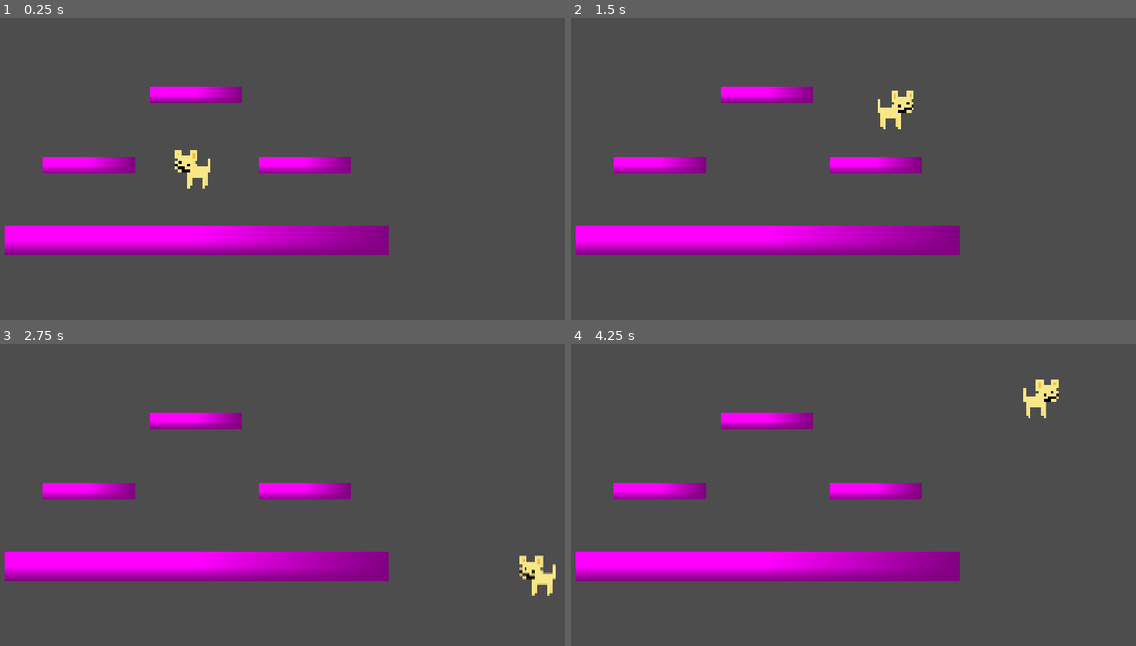
Above: before the commit, frames 1-4 (two rows, left to right).
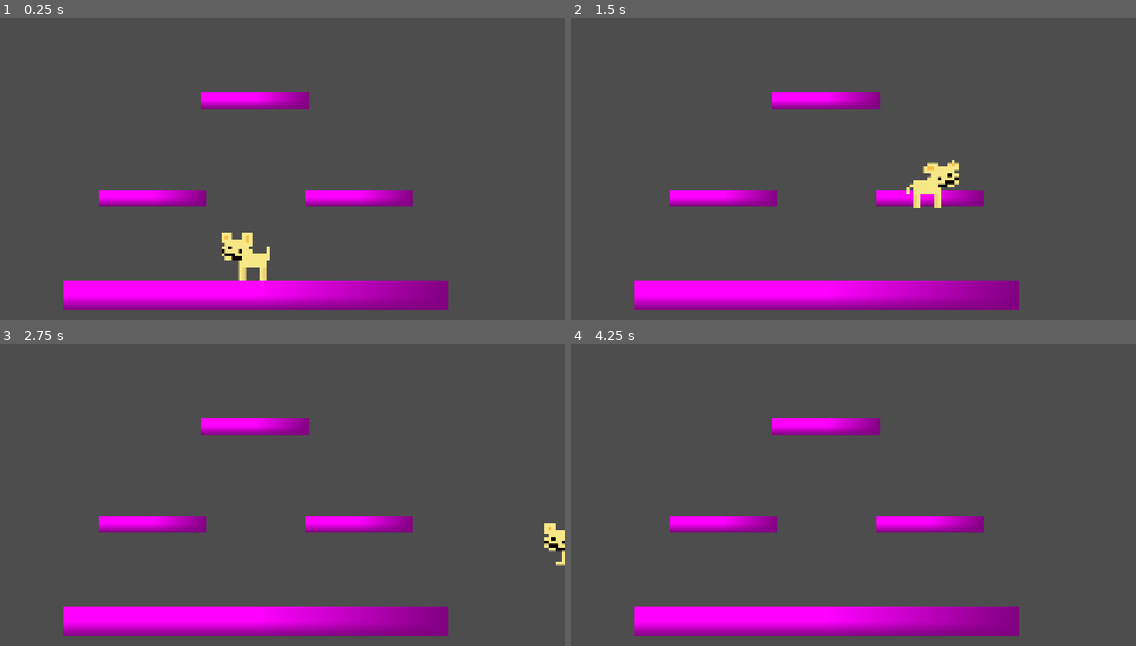
Above: after the commit, the same moments.

Repository: RejectedSpace/Austin-Tastic
Game: Godot game, scene res://battlefield.tscn
The game is run twice, just before and just after one commit, with the same random seed, the same clock (stepped at 60 frames per second) and the same inputs.
Inputs:
- Up to frame 1 (0.25 s): no input
- Up to frame 2 (1.5 s): hold Space (jump) 0.53-1.28 s; hold D (right) from 0.53 s (still down); tap Space (jump) at 1.35 s
- Up to frame 3 (2.75 s): tap Space (jump) at 1.52, 1.82 s; release D (right) at 2.03 s; hold A (left) from 2.03 s (still down); hold Space (jump) from 2.03 s (still down)
- Up to frame 4 (4.25 s): release A (left) at 2.78 s; release Space (jump) at 2.78 s; hold D (right) from 2.78 s (still down); tap Space (jump) at 2.85, 3.02, 3.32 s; hold Space (jump) from 3.53 s (still down)

The runs differ from the first frame. In frame 1, 20% of the frame differs, in the area x 0-80%, y 22-97%; in frame 2, 20%; in frame 3, 20%; in frame 4, 19%.

Commit message:
Refined Physics
Nuff said

Diff:
--- a/Player.tscn
+++ b/Player.tscn
@@ -1,28 +1,134 @@
-[gd_scene load_steps=4 format=3 uid="uid://c5ance814rmro"]
+[gd_scene load_steps=15 format=3 uid="uid://c5ance814rmro"]
 
 [ext_resource type="Script" uid="uid://cymw7plyqljes" path="res://player.gd" id="1_kpjcp"]
-[ext_resource type="Texture2D" uid="uid://edtc8kp2cwvk" path="res://Nicks_wingman_sized.png" id="1_xhfnw"]
+[ext_resource type="Texture2D" uid="uid://dwhai5c4moy8i" path="res://WingmanSpriteSheetSized.png" id="2_kpjcp"]
 
 [sub_resource type="RectangleShape2D" id="RectangleShape2D_vsh2u"]
-size = Vector2(47, 51)
+size = Vector2(63, 64)
+
+[sub_resource type="AtlasTexture" id="AtlasTexture_kne1u"]
+atlas = ExtResource("2_kpjcp")
+region = Rect2(768, 0, 128, 112)
+
+[sub_resource type="AtlasTexture" id="AtlasTexture_e80uo"]
+atlas = ExtResource("2_kpjcp")
+region = Rect2(1024, 0, 128, 112)
+
+[sub_resource type="AtlasTexture" id="AtlasTexture_cxr5p"]
+atlas = ExtResource("2_kpjcp")
+region = Rect2(1152, 0, 128, 112)
+
+[sub_resource type="AtlasTexture" id="AtlasTexture_tdg3f"]
+atlas = ExtResource("2_kpjcp")
+region = Rect2(0, 0, 128, 112)
+
+[sub_resource type="AtlasTexture" id="AtlasTexture_dtqjt"]
+atlas = ExtResource("2_kpjcp")
+region = Rect2(128, 0, 128, 112)
+
+[sub_resource type="AtlasTexture" id="AtlasTexture_5ncpa"]
+atlas = ExtResource("2_kpjcp")
+region = Rect2(896, 0, 128, 112)
+
+[sub_resource type="AtlasTexture" id="AtlasTexture_wi0c6"]
+atlas = ExtResource("2_kpjcp")
+region = Rect2(256, 0, 128, 112)
+
+[sub_resource type="AtlasTexture" id="AtlasTexture_hp6x6"]
+atlas = ExtResource("2_kpjcp")
+region = Rect2(384, 0, 128, 112)
+
+[sub_resource type="AtlasTexture" id="AtlasTexture_3tkgg"]
+atlas = ExtResource("2_kpjcp")
+region = Rect2(512, 0, 128, 112)
+
+[sub_resource type="AtlasTexture" id="AtlasTexture_l6ohk"]
+atlas = ExtResource("2_kpjcp")
+region = Rect2(640, 0, 128, 112)
+
+[sub_resource type="SpriteFrames" id="SpriteFrames_3tkgg"]
+animations = [{
+"frames": [{
+"duration": 1.0,
+"texture": SubResource("AtlasTexture_kne1u")
+}],
+"loop": true,
+"name": &"Attack",
+"speed": 5.0
+}, {
+"frames": [{
+"duration": 1.0,
+"texture": SubResource("AtlasTexture_e80uo")
+}],
+"loop": true,
+"name": &"Fall",
+"speed": 5.0
+}, {
+"frames": [{
+"duration": 1.0,
+"texture": SubResource("AtlasTexture_cxr5p")
+}],
+"loop": true,
+"name": &"Glitch",
+"speed": 5.0
+}, {
+"frames": [{
+"duration": 5.0,
+"texture": SubResource("AtlasTexture_tdg3f")
+}, {
+"duration": 1.0,
+"texture": SubResource("AtlasTexture_dtqjt")
+}],
+"loop": true,
+"name": &"Idle",
+"speed": 5.0
+}, {
+"frames": [{
+"duration": 1.0,
+"texture": SubResource("AtlasTexture_5ncpa")
+}],
+"loop": true,
+"name": &"Rise",
+"speed": 5.0
+}, {
+"frames": [{
+"duration": 3.0,
+"texture": SubResource("AtlasTexture_wi0c6")
+}, {
+"duration": 5.0,
+"texture": SubResource("AtlasTexture_hp6x6")
+}, {
+"duration": 3.0,
+"texture": SubResource("AtlasTexture_3tkgg")
+}, {
+"duration": 5.0,
+"texture": SubResource("AtlasTexture_l6ohk")
+}],
+"loop": true,
+"name": &"Walk",
+"speed": 5.0
+}]
 
 [node name="Player" type="CharacterBody2D"]
 collision_mask = 6
 script = ExtResource("1_kpjcp")
 
 [node name="CollisionShape2D" type="CollisionShape2D" parent="."]
-position = Vector2(0.5, 15.5)
+position = Vector2(14.5, 21)
 shape = SubResource("RectangleShape2D_vsh2u")
-
-[node name="Sprite2D" type="Sprite2D" parent="."]
-position = Vector2(-11.000001, -3)
-scale = Vector2(0.049, 0.053)
-texture = ExtResource("1_xhfnw")
 
 [node name="Timer" type="Timer" parent="."]
 process_callback = 0
+wait_time = 0.3
 one_shot = true
 
 [node name="Timer2" type="Timer" parent="."]
+wait_time = 0.1
+
+[node name="AnimatedSprite2D" type="AnimatedSprite2D" parent="."]
+position = Vector2(-2, -3)
+sprite_frames = SubResource("SpriteFrames_3tkgg")
+animation = &"Idle"
 
 [connection signal="timeout" from="Timer" to="." method="_on_timer_timeout"]
+[connection signal="timeout" from="Timer2" to="." method="_on_timer_2_timeout"]
--- a/battlefield.tscn
+++ b/battlefield.tscn
@@ -7,17 +7,17 @@
 [node name="Battlefield" type="Node2D"]
 
 [node name="Platform" parent="." instance=ExtResource("1_hy033")]
-position = Vector2(328, 340)
+position = Vector2(475, 415)
 
 [node name="Platform2" parent="." instance=ExtResource("1_hy033")]
-position = Vector2(576, 177)
+position = Vector2(712, 190)
 
 [node name="Platform3" parent="." instance=ExtResource("1_hy033")]
-position = Vector2(824, 340)
+position = Vector2(950, 415)
 
 [node name="Ground" parent="." instance=ExtResource("2_4y0t7")]
-position = Vector2(576, 512)
+position = Vector2(712, 640)
 scale = Vector2(3.2400007, 1)
 
 [node name="Player" parent="." instance=ExtResource("3_fxwnf")]
-position = Vector2(577, 322)
+position = Vector2(691, 554)
--- a/platform.tscn
+++ b/platform.tscn
@@ -1,7 +1,7 @@
 [gd_scene load_steps=3 format=3 uid="uid://bm1sunxu6agma"]
 
 [sub_resource type="RectangleShape2D" id="RectangleShape2D_5ajho"]
-size = Vector2(214, 38)
+size = Vector2(248, 38)
 
 [sub_resource type="PlaceholderTexture2D" id="PlaceholderTexture2D_5ajho"]
 
@@ -13,5 +13,5 @@
 one_way_collision = true
 
 [node name="Sprite2D" type="Sprite2D" parent="."]
-scale = Vector2(212.77997, 37.750004)
+scale = Vector2(250, 37.75)
 texture = SubResource("PlaceholderTexture2D_5ajho")
--- a/player.gd
+++ b/player.gd
@@ -1,66 +1,100 @@
 extends CharacterBody2D
 
+@onready var animation = $AnimatedSprite2D
 @onready var coyote_timer = $Timer
-@onready var jump_timer = $Timer2
+@onready var glitch_timer = $Timer2
 
-const MOVE_SPEED = 500
+const MAX_SPEED = 500
 const MOVE_ACCEL = 600
-const JUMP_SPEED = 350
+const JUMP_SPEED = 500
 const FRICTION = 1500
-const GRAV = 900
-const NUM_JUMPS = 2
-var jumps = NUM_JUMPS
-var was_on_floor = false
-var direction = 0
+const AIR_RESISTANCE = FRICTION*0.3
+const MAX_JUMPS = 2
+var jumps = MAX_JUMPS
+var glitchy = false
+var gravity = ProjectSettings.get_setting("physics/2d/default_gravity")
 
 func _physics_process(delta: float):
-	handle_movement(delta)
-	handle_jump()
-	handle_gravity(delta)
+	apply_gravity(delta)
+
+	var direction = Input.get_axis("left", "right")
 	handle_crouch()
+	handle_jump(direction)
+	handle_movement(direction, delta)
+	handle_air_movement(direction, delta)
+	apply_friction(direction, delta)
+	apply_air_resistance(direction, delta)
+	apply_animations(direction)
 
+	var was_on_floor = is_on_floor()
 	move_and_slide()
+	if was_on_floor and not is_on_floor() and jumps == MAX_JUMPS:
+		coyote_timer.start()
 
-	if position.y > 648:
-		position = Vector2(577, 322)
+func apply_gravity(delta: float) -> void:
+	if not is_on_floor():
+		velocity.y += gravity*delta
 
-func handle_movement(delta: float) -> void:
-	direction = Input.get_axis("left","right")
-	var slowdown = direction * velocity.x <= 0
-	var accel = FRICTION if slowdown else MOVE_ACCEL
-	if not is_on_floor() and slowdown:
-		accel *= .3
-
-	if direction:
-		velocity.x = move_toward(velocity.x, MOVE_SPEED*direction, accel*delta)
-		$Sprite2D.scale.x = abs($Sprite2D.scale.x)*(-direction)
-		$Sprite2D.position.x = 0.5 + 11.5*direction
-	else:
-		velocity.x = move_toward(velocity.x, 0, accel*delta)
-
-func handle_jump() -> void:
-	if Input.is_action_just_pressed("jump") and jumps > 0:
-		velocity.y = -JUMP_SPEED
-		jumps -= 1;
-		if direction * velocity.x <= 0:
-			velocity.x = 0
-
-	if not is_on_floor():
-		if coyote_timer.is_stopped() and jumps == NUM_JUMPS:
-			coyote_timer.start(.3)
-	else:
-		jumps = NUM_JUMPS
-
-func handle_gravity(delta: float) -> void:
-	if not is_on_floor():
-		if Input.is_action_pressed("jump") and velocity.y < -200:
-			velocity.y += GRAV*delta*.3
-		else:
-			velocity.y += GRAV*delta
+func handle_jump(direction: float) -> void:
+	if is_on_floor():
+		jumps = MAX_JUMPS
+	if is_on_floor() or not coyote_timer.is_stopped():
+		if Input.is_action_just_pressed("jump"):
+			jump(direction)
+	elif not is_on_floor():
+		if Input.is_action_just_released("jump") and velocity.y < JUMP_SPEED*0.5:
+			velocity.y = -JUMP_SPEED*0.5
+		if Input.is_action_just_pressed("jump") and jumps > 0:
+			jump(direction)
 
 func handle_crouch() -> void:
 	set_collision_mask_value(3, not Input.is_action_pressed("down"))
 
+func jump(direction: float) -> void:
+	velocity.y = -JUMP_SPEED
+	jumps -= 1
+	if direction * velocity.x <= 0:
+		velocity.x = 0
+
+func handle_movement(direction: float, delta: float) -> void:
+	if direction and is_on_floor():
+		velocity.x = move_toward(velocity.x, MAX_SPEED*direction, MOVE_ACCEL*delta)
+
+func handle_air_movement(direction: float, delta: float) -> void:
+	if direction and not is_on_floor():
+		velocity.x = move_toward(velocity.x, MAX_SPEED*direction, MOVE_ACCEL*delta)
+
+func apply_friction(direction: float, delta: float) -> void:
+	if not direction and is_on_floor():
+		velocity.x = move_toward(velocity.x, 0, FRICTION*delta)
+
+func apply_air_resistance(direction: float, delta: float) -> void:
+	if not direction and not is_on_floor():
+		velocity.x = move_toward(velocity.x, 0, AIR_RESISTANCE*delta)
+
+func apply_animations(direction: float) -> void:
+	if direction:
+		animation.flip_h = direction > 0
+		animation.play("Walk")
+	else:
+		animation.play("Idle")
+		easter()
+		if glitchy == true:
+			animation.play("Glitch")
+	if not is_on_floor():
+		if velocity.y <= 0:
+			animation.play("Rise")
+		if velocity.y > 0:
+			animation.play("Fall")
+
+func easter():
+	if randi() % 1000 == 69:
+		glitch_timer.start()
+		glitchy = true
+
 func _on_timer_timeout() -> void:
-	if jumps == NUM_JUMPS:
+	if jumps == MAX_JUMPS:
 		jumps -= 1
+
+func _on_timer_2_timeout() -> void:
+	glitchy = false
Binary file removed: Nicks_wingman_sized.png
Binary file added: WingmanSpriteSheetSized.png
Not shown, changed: WingmanSpriteSheetSized.png.import
Not shown, added: Player.tscn1621833968.tmp
Not shown, added: Player.tscn1628719380.tmp
Not shown, added: Player.tscn1658322824.tmp
